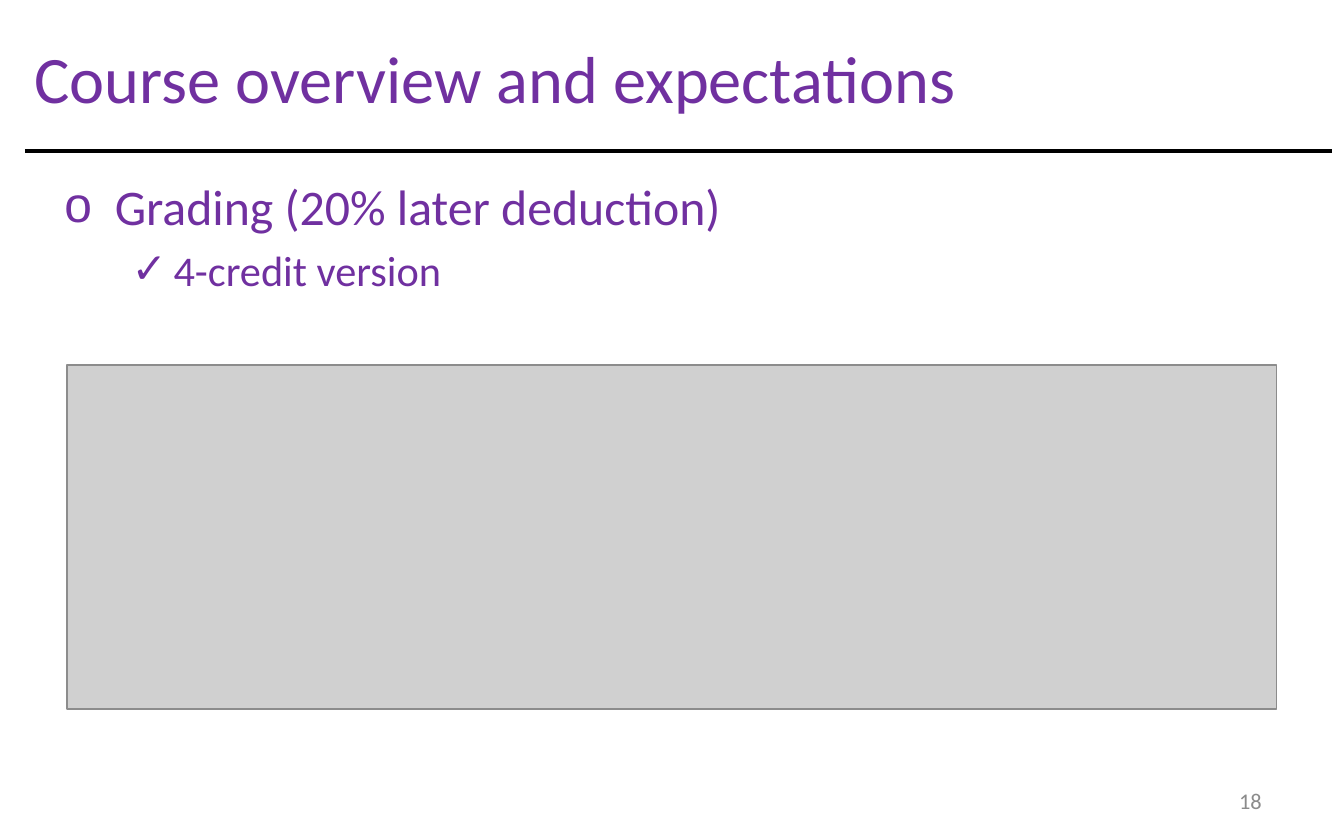
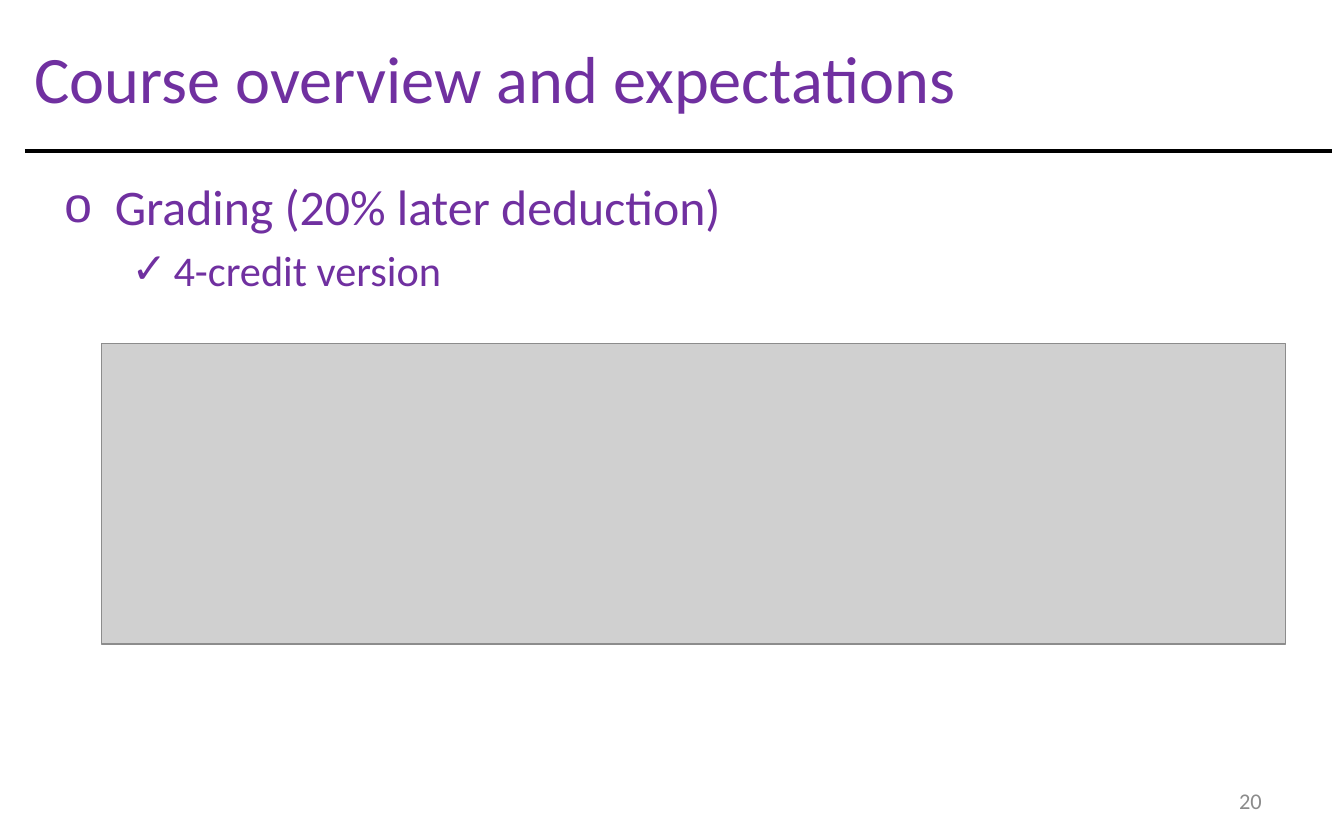
Before and after one commit to gisynw/Field_Techniques, a slide deck: slide 20 of docs/Lectures/week01/Lecture01_GEOG3319_Intro.pptx (slide 18 before the commit). Drawn at 1344x840 pixels with LibreOffice and Linux fonts; fonts in the diff are those of the drawing; grey boxes stand for pictures. Boxes give left, top, right and bottom in pixels: in the first picture for what was removed or moved away, otherwise in the second. Text is boxed around its words. In the diff, an @@ line names an element or a change of style, - is before the commit and + after.

```diff
--- a/docs/Lectures/week01/Lecture01_GEOG3319_Intro.pptx
+++ b/docs/Lectures/week01/Lecture01_GEOG3319_Intro.pptx
@@ picture: place and size @@
-picture at <box>67,364,1277,709</box>
+picture at <box>102,343,1286,644</box>
@@ page number at <box>1239,794,1262,809</box>: text changed @@
-18
+20
```
Also in this commit, not shown: 9 other slides changed, 5 slides added, 1 slide removed, 5 other files.
